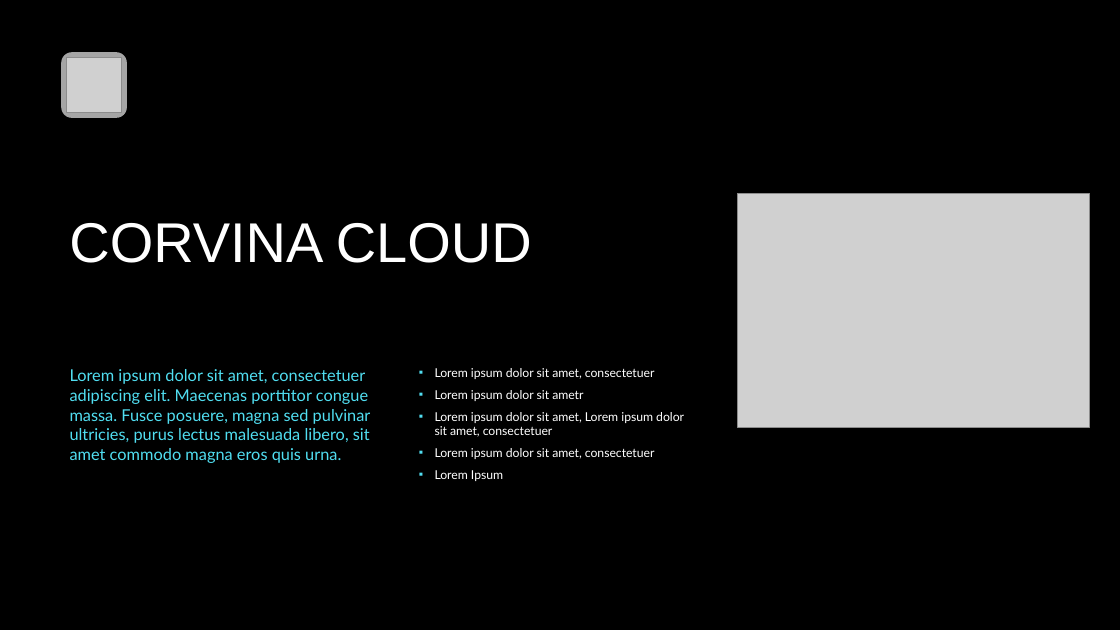
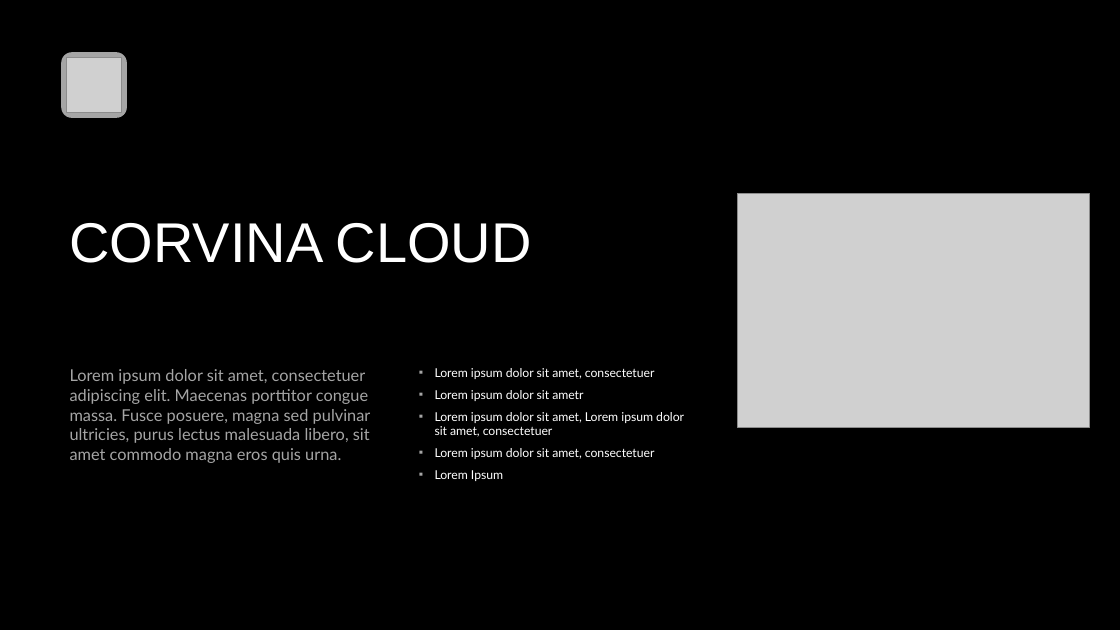
Before and after one commit to Corvina-project/CorvinaProject, a slide deck: slide 4 of presentazione.pptx. Drawn at 1120x630 pixels with LibreOffice and Linux fonts; fonts in the diff are those of the drawing; grey boxes stand for pictures; background and template pictures are left out. Boxes give left, top, right and bottom in pixels: in the first picture for what was removed or moved away, otherwise in the second. Text is boxed around its words. In the diff, an @@ line names an element or a change of style, - is before the commit and + after.

```diff
--- a/presentazione.pptx
+++ b/presentazione.pptx
@@ text "Lorem ipsum dolor sit amet, ..." at (70, 369, 371, 463): text colour #51DEF1 to #A5A5A5 @@
@@ text "Lorem ipsum dolor sit amet, ..." at (435, 368, 684, 481): bullet colour #51DEF1 to #A5A5A5 @@
```
Also in this commit, not shown: 3 other slides changed.
